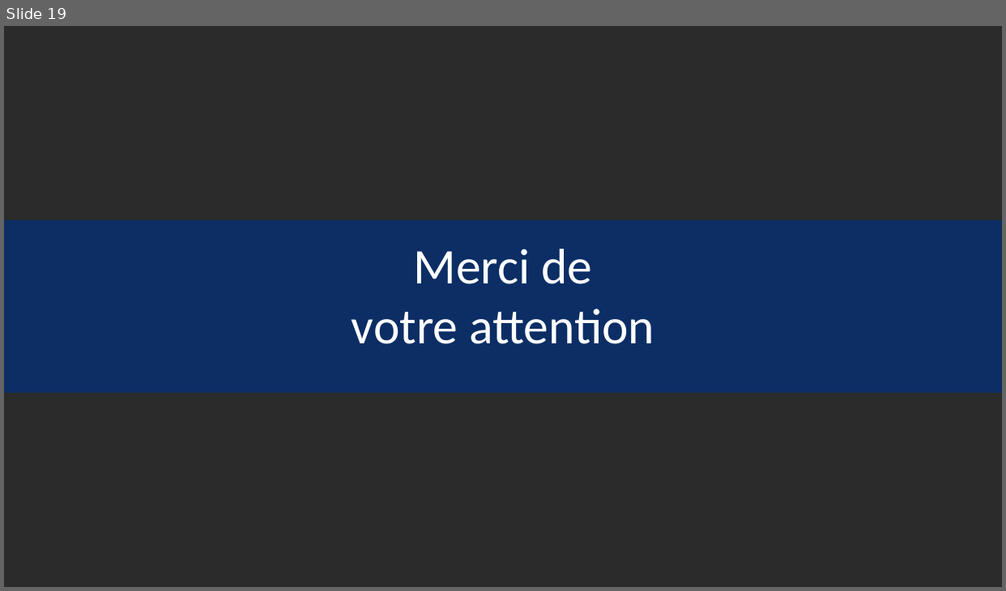
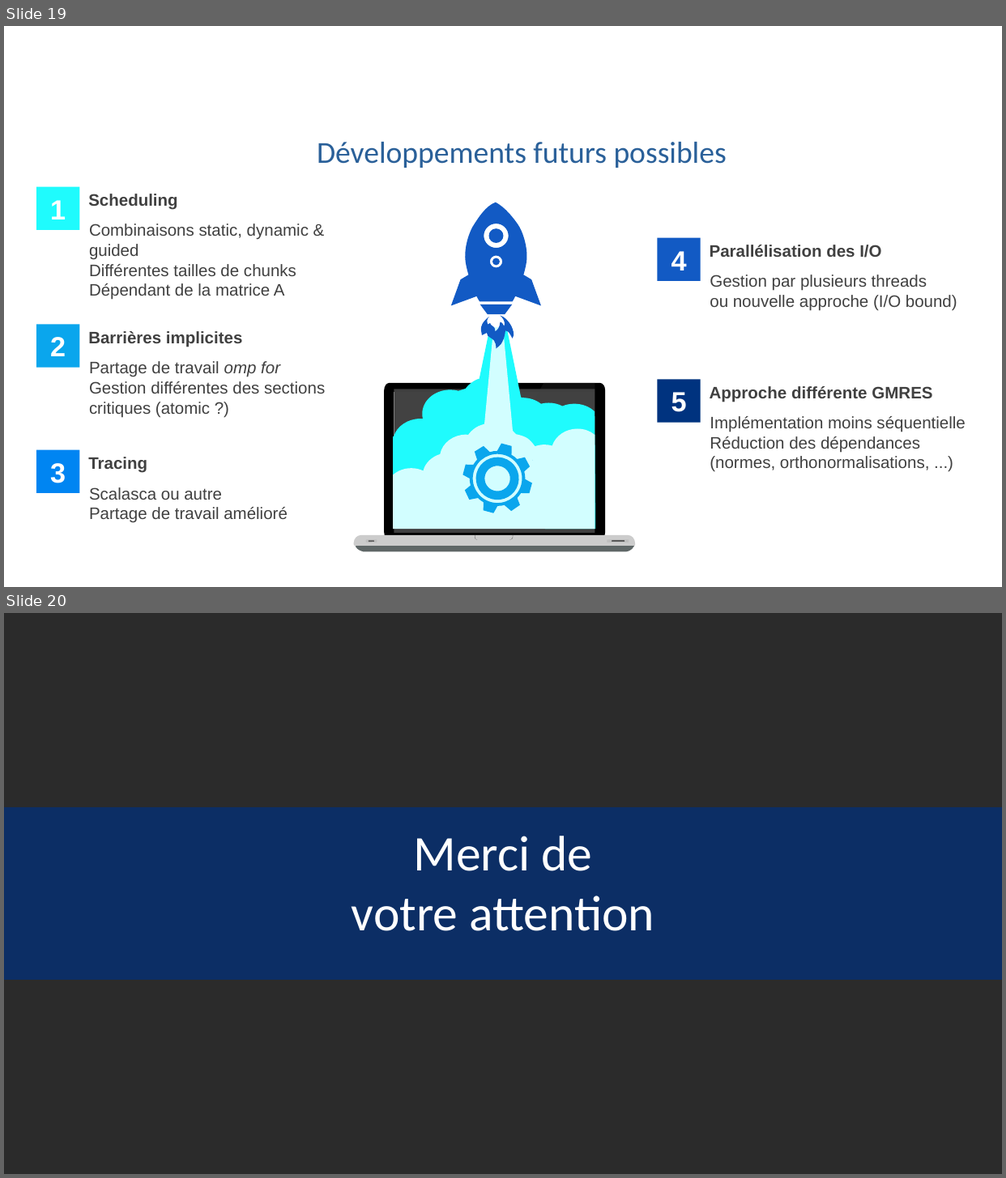
Before and after one commit to Robin-Cazalbou/Stage_M1_Miniapp, a slide deck: Présentation_Orale_stage/Présentation_orale_stage_CAZALBOU_Robin.odp. Shown one above the other, each under a label of ours: slide 19 before the commit, slides 19 and 20 after it. The pictures are 1006x591 and 1006x1178 pixels, drawn with LibreOffice and Linux fonts; fonts in the diff are those of the drawing; background and template pictures are left out; a plain dark background stands for a picture behind light text. Boxes give left, top, right and bottom in pixels: in the first picture for what was removed or moved away, otherwise in the second. Text is boxed around its words. In the diff, an @@ line names an element or a change of style, - is before the commit and + after.

```diff
--- a/Présentation_Orale_stage/Présentation_orale_stage_CAZALBOU_Robin.odp
+++ b/Présentation_Orale_stage/Présentation_orale_stage_CAZALBOU_Robin.odp
@@ slide 19 added at (4,26,1002,587), background picture (left out) @@
@@ title added at (83,28,984,128), 28 pt, text #FFFFFF @@
+Conclusion
@@ text added at (317,142,727,168), 22 pt, text #2A6099 @@
+Développements futurs possibles
@@ rectangle added at (37,186,80,229), fill #1FFBFD @@
@@ text added at (88,194,177,210), 12 pt, text #404040, bold @@
+Scheduling
@@ text added at (50,200,66,220), 20 pt, text #FFFFFF, bold @@
+1
@@ freeform shape added at (451,203,541,349), fill #125AC4 @@
@@ text added at (89,224,309,300), 12 pt, text #404040 @@
+Combinaisons static, dynamic & guided
+Différentes tailles de chunks
+Dépendant de la matrice A
@@ rectangle added at (658,237,701,280), fill #125AC4 @@
@@ text added at (671,251,687,271), 20 pt, text #FFFFFF, bold @@
+4
@@ text added at (710,245,881,258), 12 pt, text #404040, bold @@
+Parallélisation des I/O
@@ text added at (710,275,957,311), 12 pt, text #404040 @@
+Gestion par plusieurs threads
+ou nouvelle approche (I/O bound)
@@ rectangle added at (37,324,80,367), fill #0AA6ED @@
@@ text added at (50,337,66,356), 20 pt, text #FFFFFF, bold @@
+2
@@ text added at (88,331,243,348), 12 pt, text #404040, bold @@
+Barrières implicites
@@ freeform shape added at (393,328,596,529), fill #1FFBFD @@
@@ freeform shape added at (393,327,594,529), fill #D2FEFF @@
@@ text added at (89,361,325,417), 12 pt, text #404040 @@
+Partage de travail omp for
+Gestion différentes des sections critiques (atomic ?)
@@ rectangle added at (394,389,594,533), fill #404040 @@
@@ group added at (352,382,635,552): 6 freeform shapes, 4 rounded rectangles @@
@@ rectangle added at (658,379,701,422), fill #00337F @@
@@ text added at (710,386,932,403), 12 pt, text #404040, bold @@
+Approche différente GMRES
@@ text added at (671,392,687,412), 20 pt, text #FFFFFF, bold @@
+5
@@ text added at (710,416,965,472), 12 pt, text #404040 @@
+Implémentation moins séquentielle
+Réduction des dépendances (normes, orthonormalisations, ...)
@@ rectangle added at (37,450,80,493), fill #0085F2 @@
@@ text added at (88,457,147,473), 12 pt, text #404040, bold @@
+Tracing
@@ freeform shape added at (463,443,533,513), fill #0AA6ED @@
@@ text added at (50,463,66,484), 20 pt, text #FFFFFF, bold @@
+3
@@ text added at (89,488,288,523), 12 pt, text #404040 @@
+Scalasca ou autre
+Partage de travail amélioré
@@ page number added at (957,541,1002,587), 18 pt, text #FFFFFF @@
+19
@@ what was slide 19 is now slide 20 @@
```
Also in this commit, not shown: 7 slides changed, 3 other slides added, 3 slides removed.
